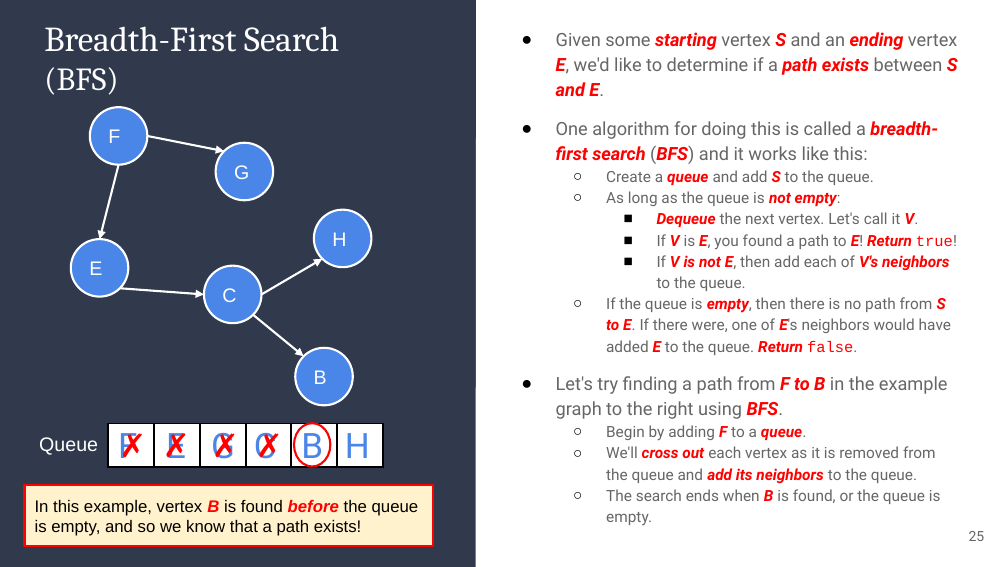
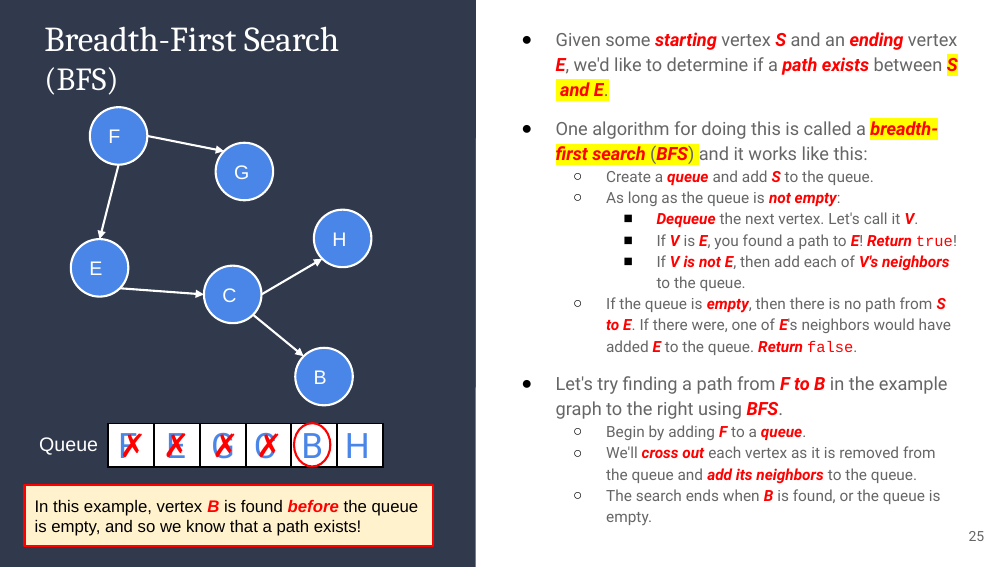
Before and after one commit to alam-tanweer/DailyFolder, a slide deck: slide 25 of CourseContent/Unit 12_Data Structure IV/tanweer/12_ Data Structures IV-ta.pptx. Drawn at 1008x567 pixels with LibreOffice and Linux fonts; fonts in the diff are those of the drawing. Boxes give left, top, right and bottom in pixels: in the first picture for what was removed or moved away, otherwise in the second. Text is boxed around its words. In the diff, an @@ line names an element or a change of style, - is before the commit and + after.

```diff
--- a/CourseContent/Unit 12_Data Structure IV/tanweer/12_ Data Structures IV-ta.pptx
+++ b/CourseContent/Unit 12_Data Structure IV/tanweer/12_ Data Structures IV-ta.pptx
@@ text at <box>556,32,958,164</box>: highlight none to #FFFF00 in "S and E.", "breadth-first search (BFS)" @@
```
Also in this commit, not shown: 13 other slides changed, 8 other files.
